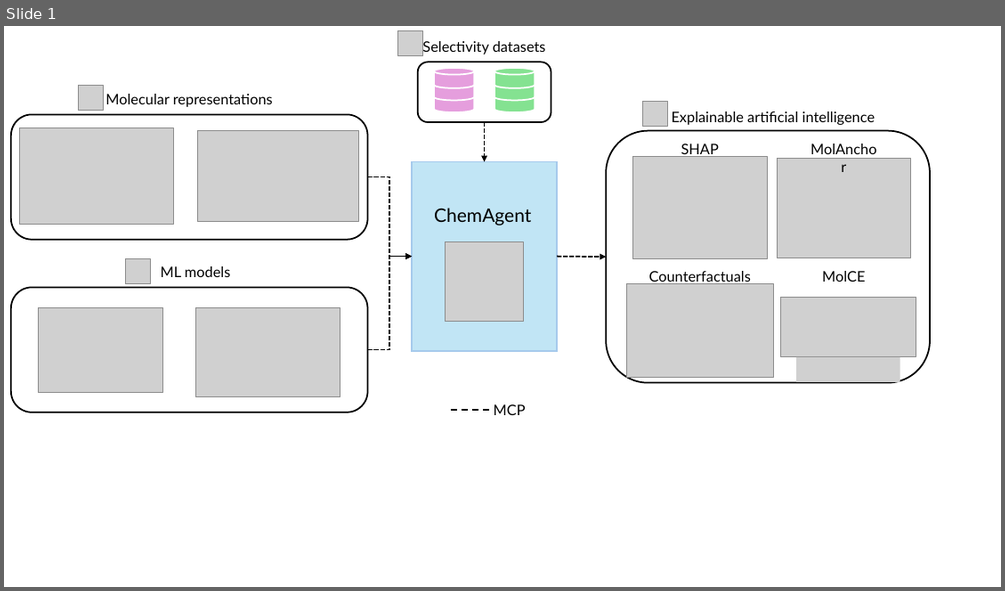
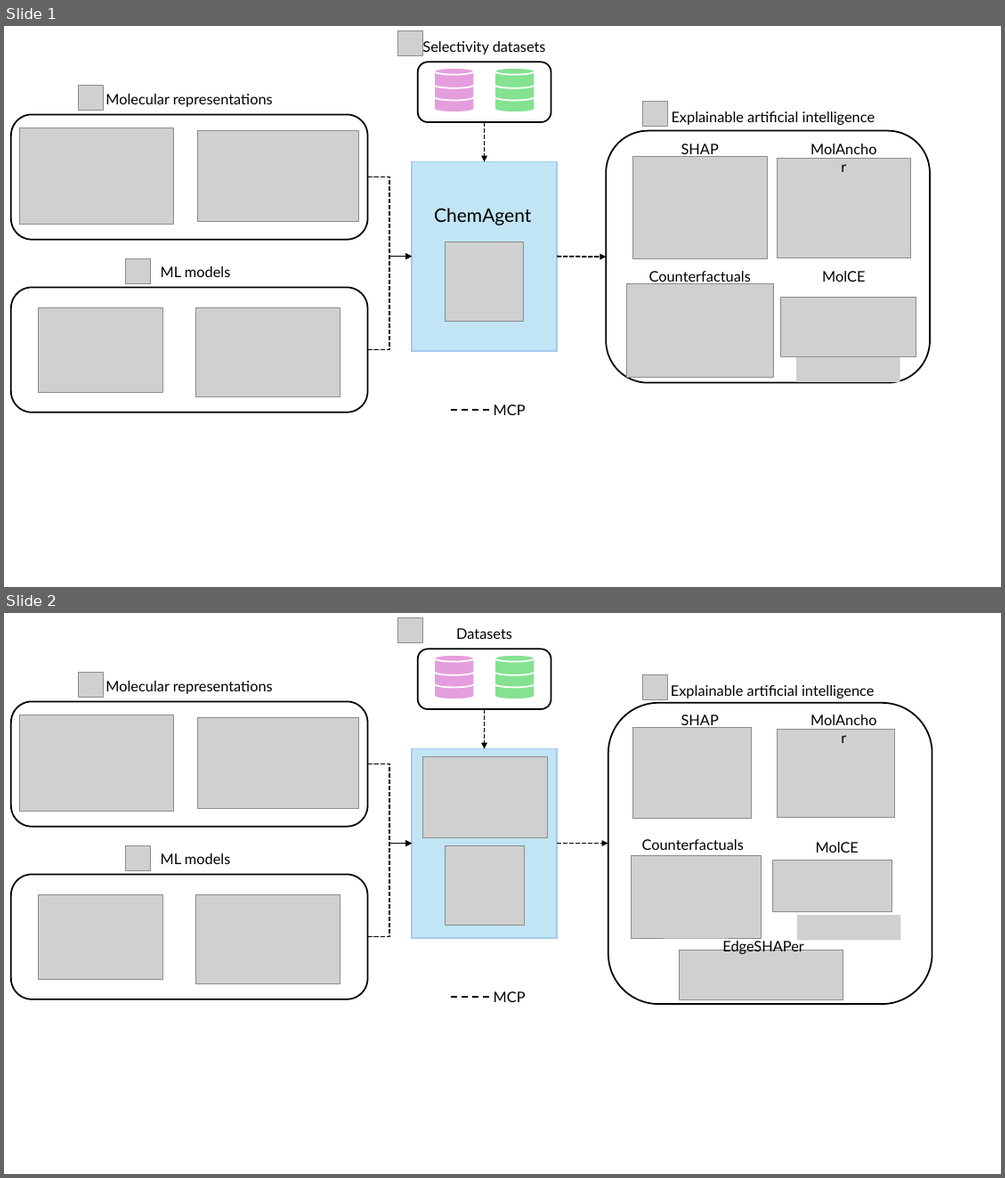
Before and after one commit to LSI-Uni-Bonn/ChemicHAL, a slide deck: slides/figures_AI_agent.pptx. Shown one above the other, each under a label of ours: slide 1 before the commit, slides 1 and 2 after it. The pictures are 1005x591 and 1005x1178 pixels, drawn with LibreOffice and Linux fonts; fonts in the diff are those of the drawing; grey boxes stand for pictures. Boxes give left, top, right and bottom in pixels: in the first picture for what was removed or moved away, otherwise in the second. Text is boxed around its words. In the diff, an @@ line names an element or a change of style, - is before the commit and + after.

```diff
--- a/slides/figures_AI_agent.pptx
+++ b/slides/figures_AI_agent.pptx
@@ slide 2 added at <box>4,613,1001,1174</box>, background #FFFFFF @@
@@ group added at <box>11,617,932,1004</box>: 16 pictures, 10 texts, 6 cylinders, 4 rounded rectangles, 2 elbow arrows, 2 arrows, 1 rectangle, 1 line @@
+Datasets
+MCP
+Molecular representations
+Explainable artificial intelligence
+ML models
+SHAP
+Counterfactuals
+MolAnchor
+MolCE
+EdgeSHAPer
```
Also in this commit, not shown: 2 other files.
